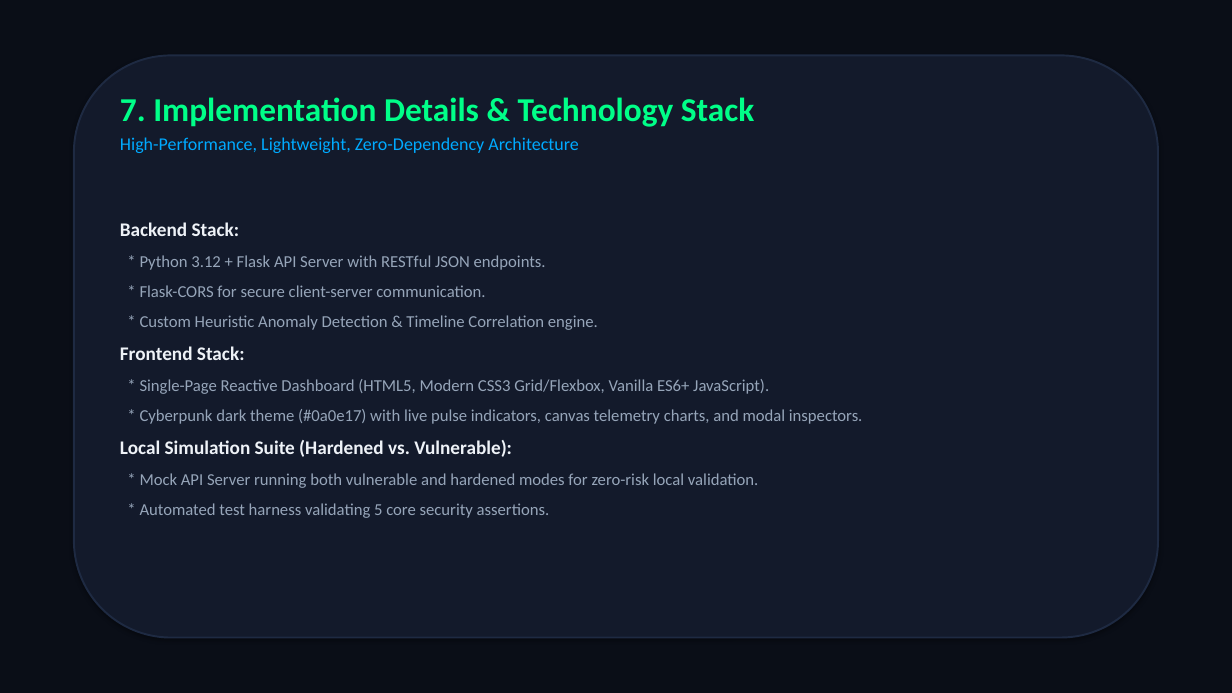
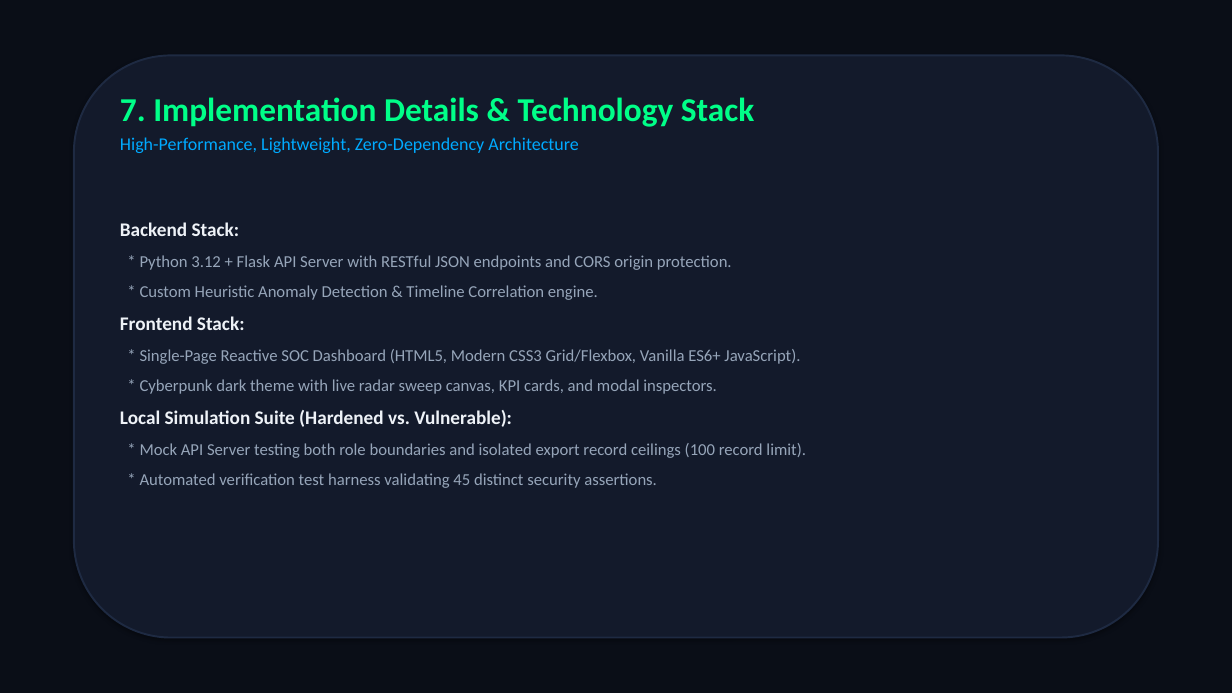
Before and after one commit to kandukurijagan1/crimeathon, a slide deck: slide 8 of SENTRIX_SHIELD_PRESENTATION.pptx. Drawn at 1232x693 pixels with LibreOffice and Linux fonts; fonts in the diff are those of the drawing. Boxes give left, top, right and bottom in pixels: in the first picture for what was removed or moved away, otherwise in the second. Text is boxed around its words. In the diff, an @@ line names an element or a change of style, - is before the commit and + after.

Commit message:
Correct evidence engine and defense controls: ground-truth alignment with E01-E12, separated confirmed vs hypothesis, 7-month credential age, and isolated export record ceiling tests

```diff
--- a/SENTRIX_SHIELD_PRESENTATION.pptx
+++ b/SENTRIX_SHIELD_PRESENTATION.pptx
@@ text at <box>140,255,732,270</box>: text changed @@
-* Python 3.12 + Flask API Server with RESTful JSON endpoints.
-* Flask-CORS for secure client-server communication.
+* Python 3.12 + Flask API Server with RESTful JSON endpoints and CORS origin protection.
@@ text at <box>140,349,800,394</box>: text changed @@
-* Single-Page Reactive Dashboard (HTML5, Modern CSS3 Grid/Flexbox, Vanilla ES6+ JavaScript).
-* Cyberpunk dark theme (#0a0e17) with live pulse indicators, canvas telemetry charts, and modal inspectors.
+* Single-Page Reactive SOC Dashboard (HTML5, Modern CSS3 Grid/Flexbox, Vanilla ES6+ JavaScript).
+* Cyberpunk dark theme with live radar sweep canvas, KPI cards, and modal inspectors.
@@ text at <box>140,443,806,488</box>: text changed @@
-* Mock API Server running both vulnerable and hardened modes for zero-risk local validation.
-* Automated test harness validating 5 core security assertions.
+* Mock API Server testing both role boundaries and isolated export record ceilings (100 record limit).
+* Automated verification test harness validating 45 distinct security assertions.
```
Also in this commit, not shown: 8 other slides changed, 1 slide removed, 13 other files.
